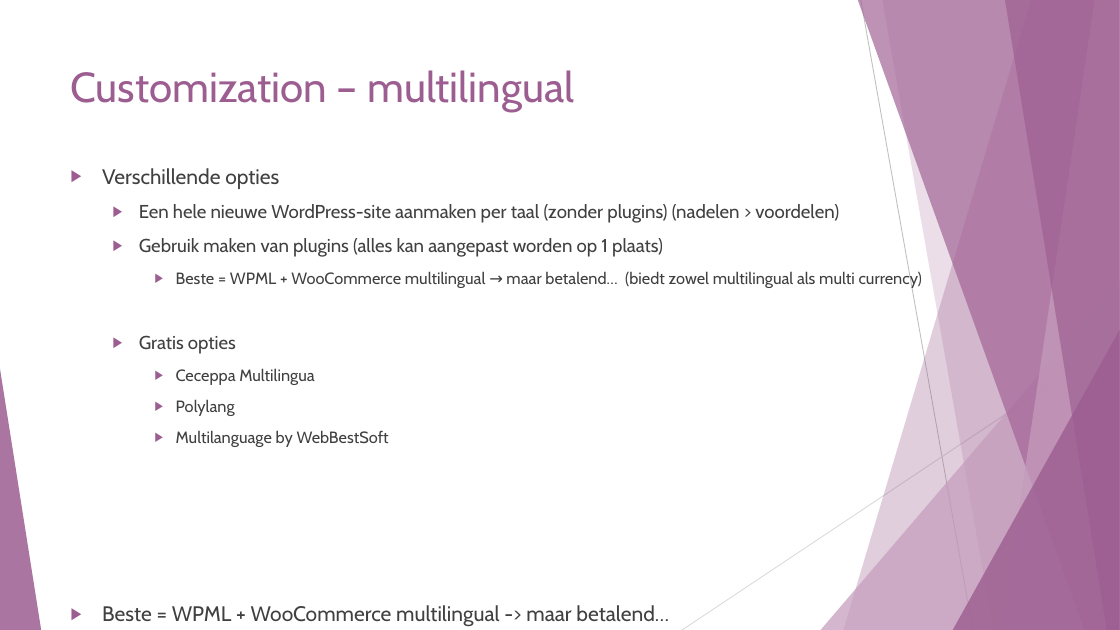
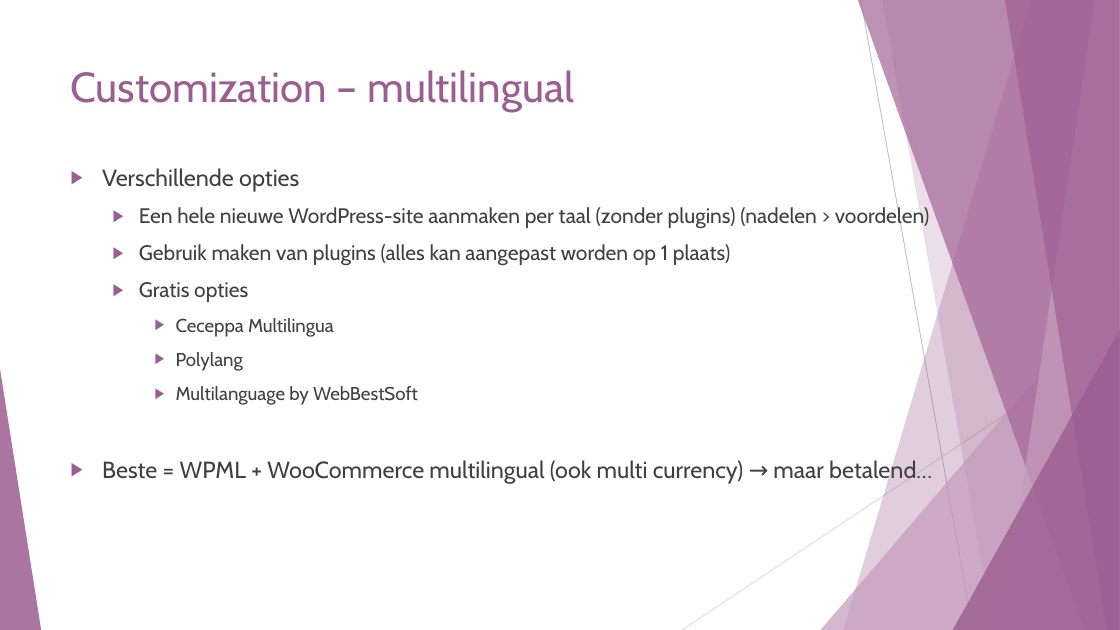
Before and after one commit to SarahJehin/WebResearch, a slide deck: slide 24 of new_technology/Wordpress - WooCommerce.pptx (slide 25 before the commit). Drawn at 1120x630 pixels with LibreOffice and Linux fonts; fonts in the diff are those of the drawing. Boxes give left, top, right and bottom in pixels: in the first picture for what was removed or moved away, otherwise in the second. Text is boxed around its words. In the diff, an @@ line names an element or a change of style, - is before the commit and + after.

```diff
--- a/new_technology/Wordpress - WooCommerce.pptx
+++ b/new_technology/Wordpress - WooCommerce.pptx
@@ text at [102,168,929,405]: size 18 to 20 pt in "Verschillende opties"; size 16 to 18 pt in "Een hele nieuwe WordPress-site aanmaken per taal ...", "Gebruik maken van plugins (alles kan aangepast ...", "Gratis opties"; size 14 to 16 pt in "Ceceppa Multilingua", "Polylang", "Multilanguage by WebBestSoft" @@
@@ text at [176,271,922,289]: paragraph removed @@
-    ▶ Beste = WPML + WooCommerce multilingual → maar betalend… (biedt zowel multilingual als multi currency)
@@ text at [102,458,932,484]: text changed; size 18 to 20 pt @@
-▶ Beste = WPML + WooCommerce multilingual -> maar betalend…
+▶ Beste = WPML + WooCommerce multilingual (ook multi currency) → maar betalend…
```
Also in this commit, not shown: 13 other slides changed, 4 slides added, 4 slides removed, 3 other files.
